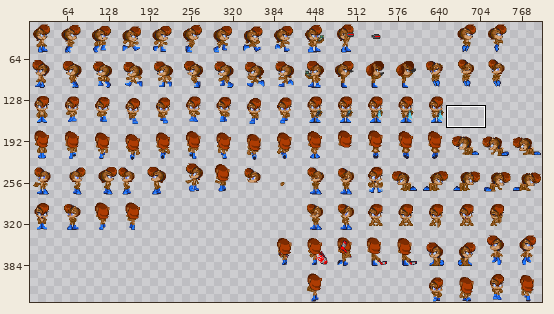
File history of a pixel-art file, art/sprites/sally.aseprite. The first picture is a wide view before the edit; the outline marks the close-up.
Close-up. Old version:
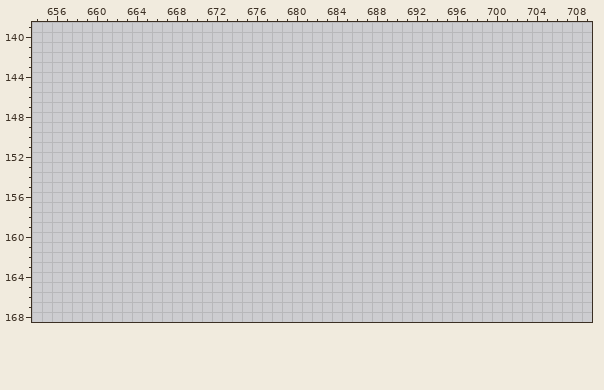
799x440 pixels, 1 frame. Shown: x 654..709, y 139..168. The wide view leaves out empty margins.
Now the later version:
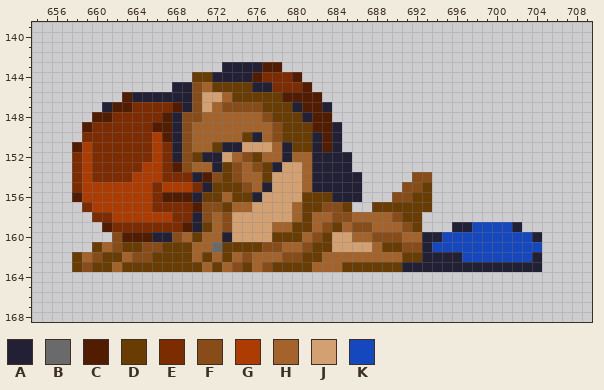
Palette (. is transparent): A #222034  B #696a6a  C #521c01  D #683c03  E #7d2c02  F #884c18  G #ad3c03  H #a3632b  J #d3a072  K #1548be
Change:
Layer "Layer 4":
y 143: x 673..678 ...... -> AAAACC
y 144: x 670..680 ........... -> DDAAAACEEEC
y 145: x 668..681 .............. -> AAFHDDDDAAEEEC
y 146: x 663..682 .................... -> CAAAAAAFJJHDDDDDCCCC
y 147: x 661..683 ....................... -> ACCEEEECAFJHFFFFDDDACCA
y 148: x 660..683 ........................ -> CCEEEEECAFFHHHHHHFDDDACC
y 149: x 659..684 .......................... -> CEEEEEECCAFHHHHHHHHFDDDCCA
y 150: x 659..684 .......................... -> EEEEEEEGCAFHHHHHDAHFDDDACA
y 151: x 658..684 ........................... -> CGEEEEEEGEAFHHDAAJJJHADDACA
y 152: x 658..685 ............................ -> EGEEEEEEGEAFDAAJHFDHHAHHAAAA
y 153: x 658..685 ............................ -> EGEEEEEGGECFHHADFHFDAJJHAAAA
y 154: x 658..686 ............................. -> EGEEEEGGGEEEACFDFHHDJJJHAAAAA; x 692..693 .. -> FF
y 155: x 658..686 ............................. -> EGGGGGGGEGGGEADDDFHAJJJHAAAAA; x 691..693 ... -> FFD
y 156: x 658..686 ............................. -> CGGGGGGGECCCADDHDDAJJJJDDDAAA; x 690..693 .... -> FFDD
y 157: x 659..685 ........................... -> EGGGGGGEEEECFFDHHJJJJHDDFFD; x 688..693 ...... -> DDDDDD
y 158: x 660..692 ................................. -> EEGGGGGGEEAFHFJJJJJJHDHHFFHHHHFDD
y 159: x 661..692 ................................ -> CEEEEEEECADHFJJJJHHDDHFDHFFHHHFD; x 696..702 ....... -> AAKKKKA
y 160: x 662..704 ........................................... -> FCCCAAFHDHHAJJJJDDDHFDJJHHFFFHHAAKKKKKKKKKA
y 161: x 660..704 ............................................. -> DHFDDFFDDDHHBDDDDFFHHFDDJJJJHDDFFAKKKKKKKKKKK
y 162: x 658..704 ............................................... -> DHFDDHFFDDDDHDHDHFHHHFFDDHHHHHHHHDDAAAAKKKKKKKA
y 163: x 658..704 ............................................... -> DFDDHDDDDDDDDHDHFDHFDDDDHHHDDDDDDAAAAAAAAAAAAAA
Boxes around the changes in both close-ups, in picture pixels (x1, y1, x2, y2):
added: (72, 62, 542, 272)
